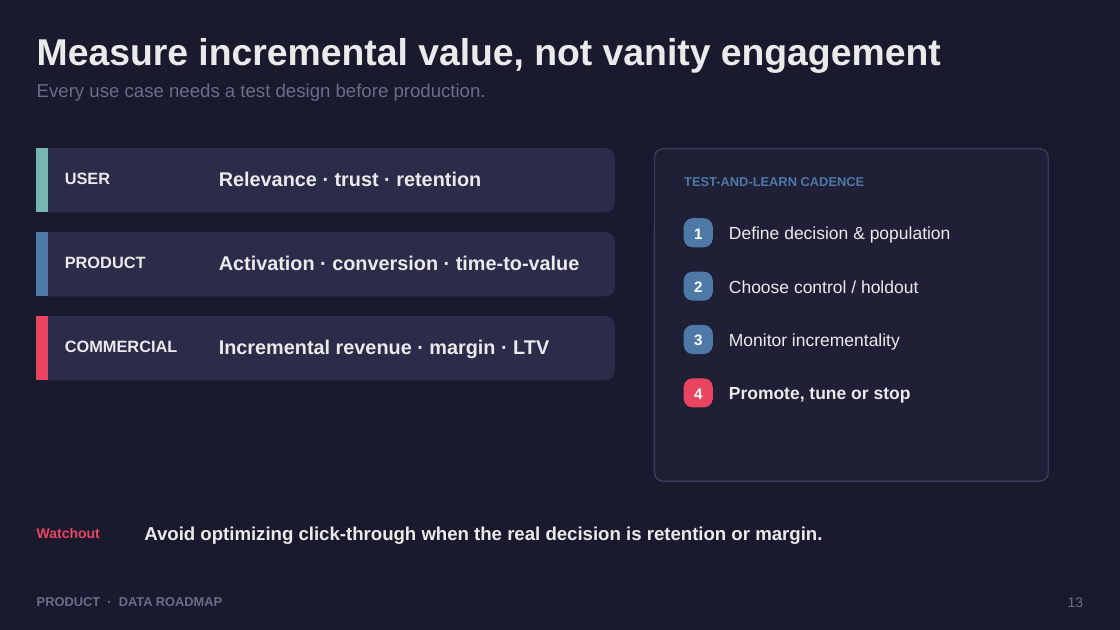
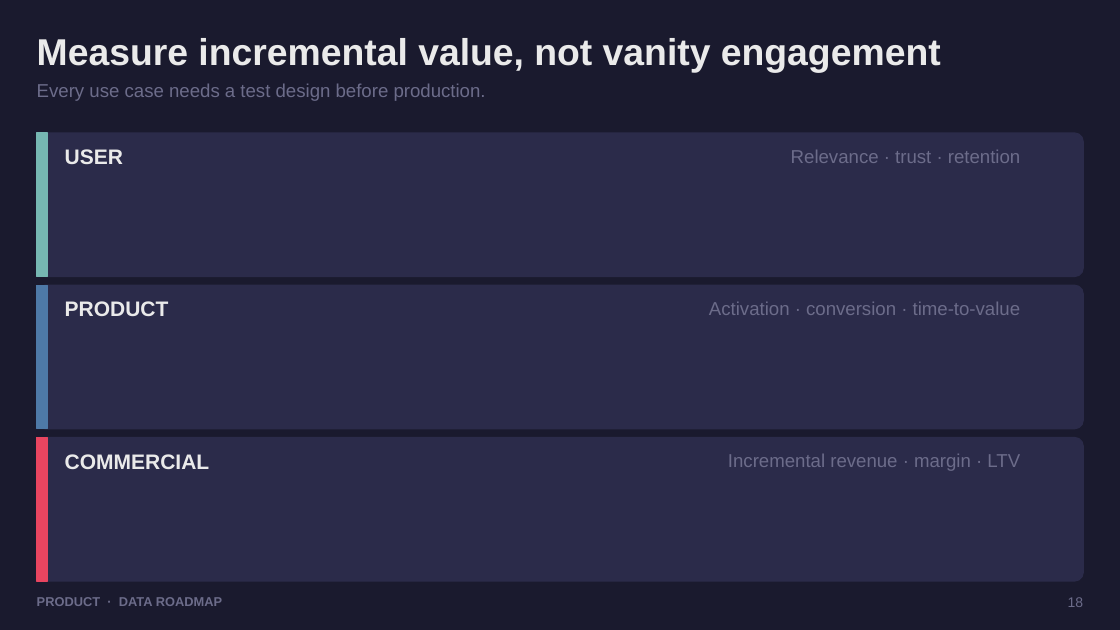
Before and after one commit to dhanesh123in/ppt-gen, a slide deck: slide 18 of examples/demo.pptx (slide 13 before the commit). Drawn at 1120x630 pixels with LibreOffice and Linux fonts; fonts in the diff are those of the drawing. Boxes give left, top, right and bottom in pixels: in the first picture for what was removed or moved away, otherwise in the second. Text is boxed around its words. In the diff, an @@ line names an element or a change of style, - is before the commit and + after.

```diff
--- a/examples/demo.pptx
+++ b/examples/demo.pptx
@@ rectangle: place and size @@
-rectangle at <box>37,149,47,212</box>
+rectangle at <box>37,133,47,276</box>
@@ rounded rectangle: place and size @@
-rounded rectangle at <box>37,149,615,212</box>
+rounded rectangle at <box>37,133,1084,276</box>
@@ text "USER": place and size @@
-text "USER" at <box>65,172,110,184</box>
+text "USER" at <box>65,149,123,164</box>
@@ text "Relevance · trust · retention": place and size @@
-text "Relevance · trust · retention" at <box>219,171,481,186</box>
+text "Relevance · trust · retention" at <box>791,150,1020,163</box>
@@ rounded rectangle removed at <box>655,149,1049,481</box> @@
@@ text removed at <box>684,177,865,186</box> @@
-TEST-AND-LEARN CADENCE
@@ rounded rectangle removed at <box>685,218,712,246</box> @@
@@ text removed at <box>694,228,702,239</box> @@
-1
@@ text removed at <box>729,226,951,243</box> @@
-Define decision & population
@@ rectangle: place and size @@
-rectangle at <box>37,233,47,296</box>
+rectangle at <box>37,286,47,429</box>
@@ rounded rectangle: place and size @@
-rounded rectangle at <box>37,233,615,296</box>
+rounded rectangle at <box>37,286,1084,429</box>
@@ text "PRODUCT": place and size @@
-text "PRODUCT" at <box>65,256,146,268</box>
+text "PRODUCT" at <box>65,301,169,316</box>
@@ text "Activation · conversion · time-to-value": place and size @@
-text "Activation · conversion · time-to-value" at <box>219,255,580,270</box>
+text "Activation · conversion · time-to-value" at <box>709,302,1021,315</box>
@@ rounded rectangle removed at <box>685,272,712,300</box> @@
@@ text removed at <box>694,281,702,292</box> @@
-2
@@ text removed at <box>729,280,918,293</box> @@
-Choose control / holdout
@@ rounded rectangle removed at <box>685,326,712,354</box> @@
@@ text removed at <box>694,334,702,345</box> @@
-3
@@ text removed at <box>729,333,900,350</box> @@
-Monitor incrementality
@@ rounded rectangle removed at <box>685,379,712,407</box> @@
@@ text removed at <box>694,388,702,399</box> @@
-4
@@ text removed at <box>729,387,911,403</box> @@
-Promote, tune or stop
@@ proportions changed in 3 elements at <box>37,133,1084,276</box>, <box>37,286,1084,429</box>, <box>37,438,1084,581</box> @@
@@ rounded rectangle: place and size @@
-rounded rectangle at <box>37,317,615,380</box>
+rounded rectangle at <box>37,438,1084,581</box>
@@ rectangle: place and size @@
-rectangle at <box>37,317,47,380</box>
+rectangle at <box>37,438,47,581</box>
@@ size 14 to 18 pt in 3 elements at <box>65,149,123,164</box>, <box>65,301,169,316</box>, <box>65,454,210,469</box> @@
@@ text "COMMERCIAL": place and size @@
-text "COMMERCIAL" at <box>65,340,178,352</box>
+text "COMMERCIAL" at <box>65,454,210,469</box>
@@ size 17 to 16 pt, text colour #EAEAEA to #6C6C8A, bold off; alignment left to right in 3 elements at <box>791,150,1020,163</box>, <box>709,302,1021,315</box>, <box>728,454,1020,471</box> @@
@@ text "Incremental revenue · margin · ...": place and size @@
-text "Incremental revenue · margin · ..." at <box>219,339,549,358</box>
+text "Incremental revenue · margin · ..." at <box>728,454,1020,471</box>
@@ text removed at <box>37,528,100,538</box> @@
-Watchout
@@ text removed at <box>144,526,822,544</box> @@
-Avoid optimizing click-through when the real decision is retention or margin.
@@ text at <box>1068,597,1084,607</box>: text changed @@
-13
+18
```
Also in this commit, not shown: 11 other slides changed, 15 slides added, 41 other files.
